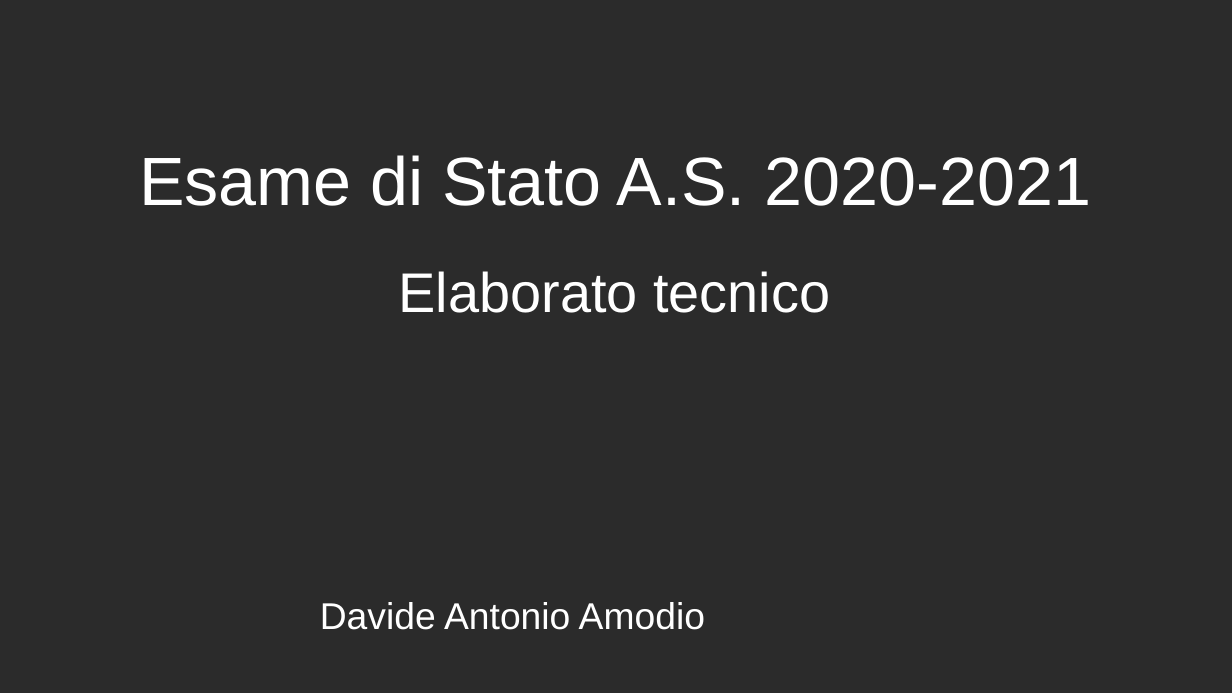
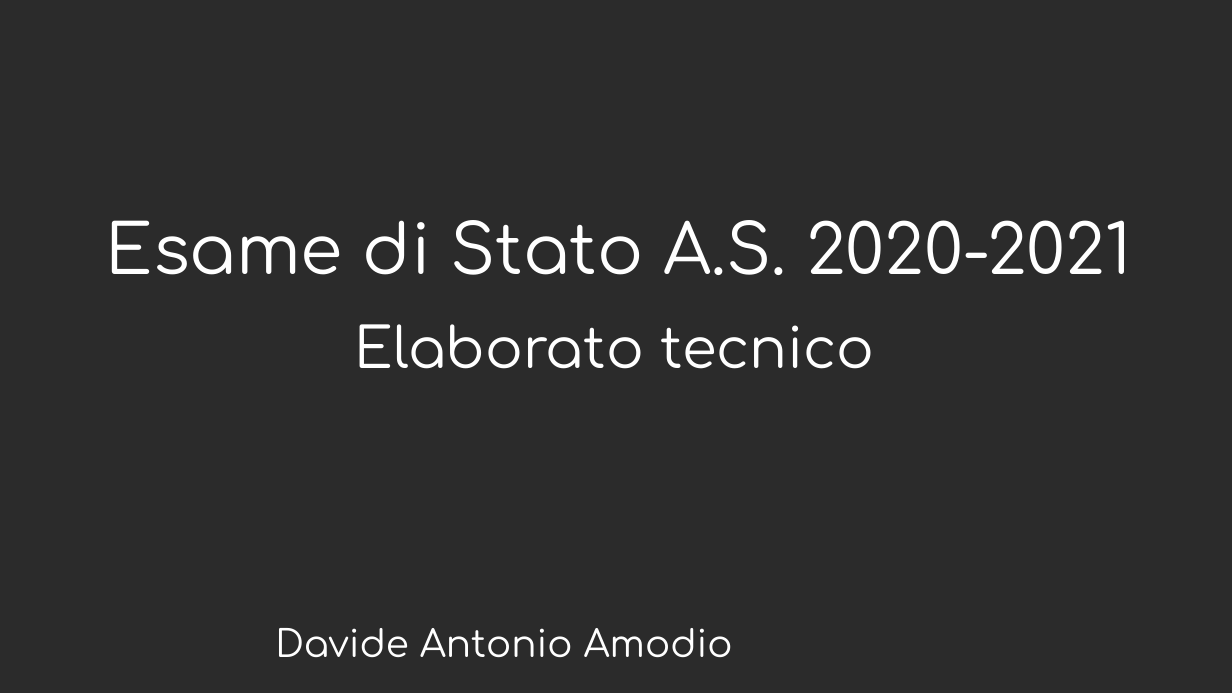
Before and after one commit to WAPEETY/media-way, a slide deck: slide 1 of proof_of_concept/esame_di_stato.odp. Drawn at 1232x693 pixels with LibreOffice and Linux fonts; fonts in the diff are those of the drawing; background and template pictures are left out; a plain dark background stands for a picture behind light text. Boxes give left, top, right and bottom in pixels: in the first picture for what was removed or moved away, otherwise in the second. Text is boxed around its words. In the diff, an @@ line names an element or a change of style, - is before the commit and + after.

```diff
--- a/proof_of_concept/esame_di_stato.odp
+++ b/proof_of_concept/esame_di_stato.odp
@@ font Arial to Comfortaa in 3 elements at [275,628,733,657], [355,324,874,369], [106,220,1131,275] @@
@@ title "Esame di Stato A.S. 2020-2021": place and size @@
-title "Esame di Stato A.S. 2020-2021" at [139,155,1091,206]
+title "Esame di Stato A.S. 2020-2021" at [106,220,1131,275]
@@ text "Elaborato tecnico": place and size @@
-text "Elaborato tecnico" at [399,271,830,313]
+text "Elaborato tecnico" at [355,324,874,369]
@@ subtitle "Davide Antonio Amodio": place and size @@
-subtitle "Davide Antonio Amodio" at [320,602,705,630]
+subtitle "Davide Antonio Amodio" at [275,628,733,657]
```
Also in this commit, not shown: 11 other slides changed, 1 slide added, 1 slide removed, 12 other files.
